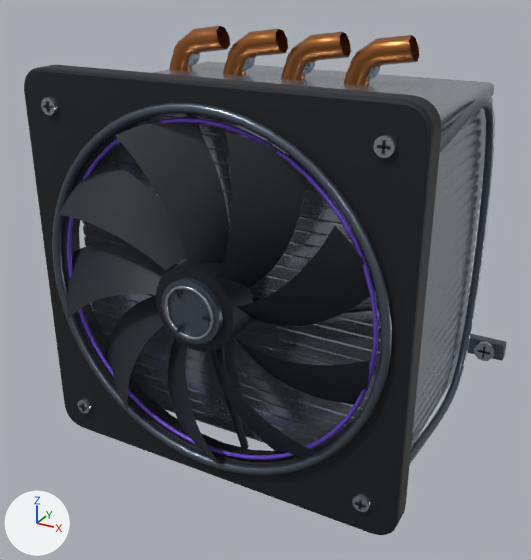
One commit to the glTF model assets/models/nexrig-cooler.glb: the scene before it, then after it.
Rendered twice from a 50 mm camera at (0.69, -1.364, 0.583) aimed at (-0.02, -0.073, -0.063). The lights are fixed; the arrows at lower left show +X, +Y and +Z. The first picture is the older version. Where no turn or scale is listed for an object, it has been applied to the vertices. Vertices at exactly the same position are counted once.

The older version as bpy lines, for what is in view:
```python
me_mesh_4 = bpy.data.meshes.new('Mesh_4')
me_mesh_4.from_pydata(...)  # a torus around y (ring radius 0.332, tube radius 0.004) spanning x -0.337..0.337, y -0.34..-0.332, z -0.337..0.337
me_mesh_4.materials.append(mat_purple_accent)  # purple #7653db
me_mesh_5 = bpy.data.meshes.new('Mesh_5')
me_mesh_5.from_pydata(...)  # 720 vertices, 1080 faces; spans x -0.336..0.335, y -0.036..0.027, z -0.336..0.334
me_mesh_5.materials.append(mat_satin_impeller)  # black #20252d
me_mesh_8 = bpy.data.meshes.new('Mesh_8')
me_mesh_8.from_pydata(...)  # a torus around y (ring radius 0.0493, tube radius 0.0033) spanning x -0.0526..0.0526, y -0.0523..-0.0457, z -0.0526..0.0526
me_mesh_8.materials.append(mat_machined_edges)  # grey #aab3bd
ob_mesh_4 = bpy.data.objects.new('Mesh_4', me_mesh_4)
ob_mesh_4.location = (0.0, 0.0, 0.0)
ob_mesh_5 = bpy.data.objects.new('Mesh_5', me_mesh_5)
ob_mesh_5.location = (0.0, -0.345, 0.0)
ob_mesh_8 = bpy.data.objects.new('Mesh_8', me_mesh_8)
ob_mesh_8.location = (0.0, -0.345, 0.0)
# also in view: 'Mesh_6' at (0.0, -0.354, 0.0); 'Mesh_1' at (0.0, -0.014, 0.031); 'Mesh_7' at (0.0, -0.385, 0.0); 'Mesh_3' at (0.0, -0.001, 0.0); 'Mesh_0' at (-0.064, 0.176, 0.016)
```
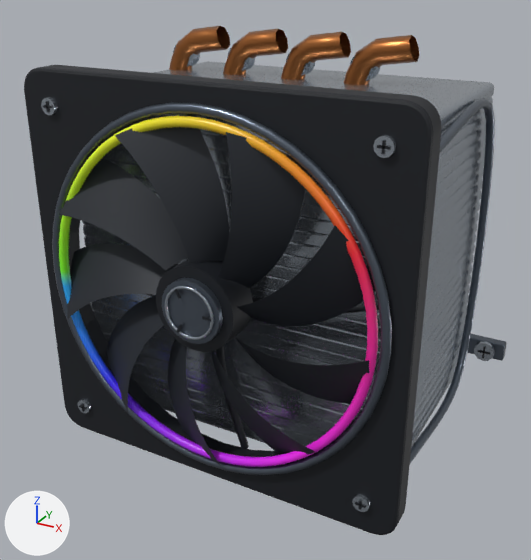
Location of each change, [x1, y1, x2, y2] in pixels of the pictures (531 x 560 px):
'Mesh_4', reshaped, recoloured: before [67, 117, 378, 460]; after [59, 116, 378, 467]

Edits to the bpy script that builds the scene:
```text
Add mat_rgb_diffuser:
    mat_rgb_diffuser = bpy.data.materials.new('RGB diffuser')
    mat_rgb_diffuser.use_nodes = True; mat_rgb_diffuser.node_tree.nodes.clear()
    _N = mat_rgb_diffuser.node_tree.nodes; _L = mat_rgb_diffuser.node_tree.links
    n0 = _N.new('ShaderNodeBsdfPrincipled'); n0.name = 'Principled BSDF'
    n0.inputs[2].default_value = 0.34  # 'Roughness'
    n1 = _N.new('ShaderNodeOutputMaterial'); n1.name = 'Material Output'
    n2 = _N.new('ShaderNodeVertexColor'); n2.name = 'Color Attribute'
    _L.new(n0.outputs[0], n1.inputs[0])  # 'BSDF' to 'Surface'
    _L.new(n2.outputs[0], n0.inputs[0])  # 'Color' to 'Base Color'
Change me_mesh_4:
    used by ob_mesh_4; location = (0.0, 0.0, 0.0)
    remove me_mesh_4.from_pydata(...)  # 384 vertices, 768 faces; spans x -0.337..0.337, y -0.34..-0.332, z -0.337..0.337
    remove me_mesh_4.materials.append(mat_purple_accent)  # purple #7653db
    add me_mesh_4.from_pydata(...)  # 512 vertices, 1024 faces; spans x -0.342..0.342, y -0.36..-0.342, z -0.342..0.342
    me_mesh_4 part 1: 384 vertices removed from x -0.337..0.337, y -0.34..-0.332, z -0.337..0.337; 512 vertices added at x -0.342..0.342, y -0.36..-0.342, z -0.342..0.342, forming a torus around y (ring radius 0.332, tube radius 0.009)
    add me_mesh_4.materials.append(mat_rgb_diffuser)
```
